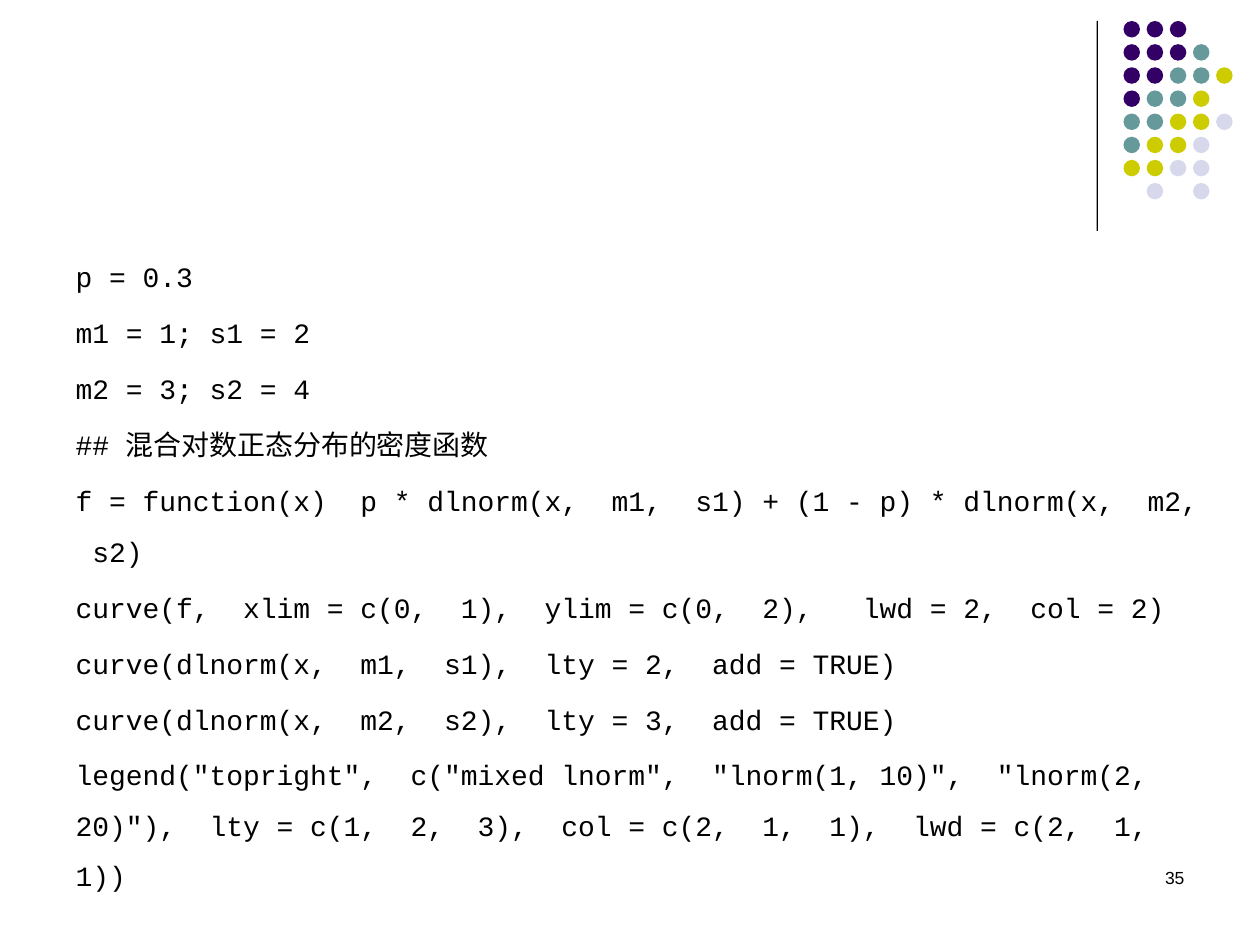
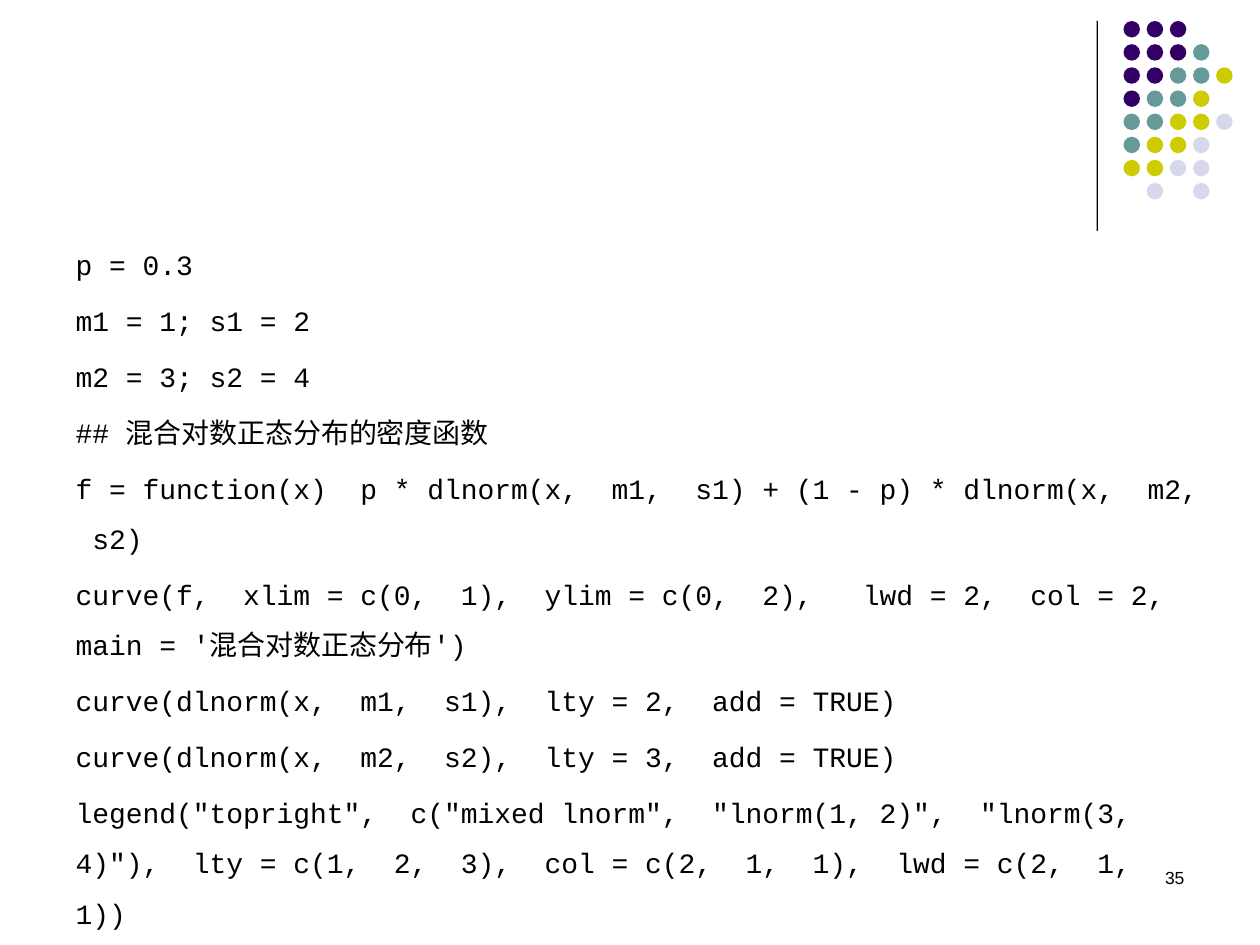
Before and after one commit to Francisor/Non-life-Insurance-Actuarial-Science, a slide deck: slide 35 of Lectures/Week 3 - 损失金额模型.pptx. Drawn at 1260x945 pixels with LibreOffice and Linux fonts; fonts in the diff are those of the drawing; grey boxes stand for pictures. Boxes give left, top, right and bottom in pixels: in the first picture for what was removed or moved away, otherwise in the second. Text is boxed around its words. In the diff, an @@ line names an element or a change of style, - is before the commit and + after.

```diff
--- a/Lectures/Week 3 - 损失金额模型.pptx
+++ b/Lectures/Week 3 - 损失金额模型.pptx
@@ text "p = 0.3": place and size @@
-text "p = 0.3" at (76,268,1198,842)
+text "p = 0.3" at (76,256,1198,879)
@@ text at (76,585,1164,661): text changed @@
-curve(f, xlim = c(0, 1), ylim = c(0, 2), lwd = 2, col = 2)
+curve(f, xlim = c(0, 1), ylim = c(0, 2), lwd = 2, col = 2, main = '混合对数正态分布')
@@ text at (76,803,1131,879): text changed @@
-legend("topright", c("mixed lnorm", "lnorm(1, 10)", "lnorm(2, 20)"), lty = c(1, 2, 3), col = c(2, 1, 1), lwd = c(2, 1, 1))
+legend("topright", c("mixed lnorm", "lnorm(1, 2)", "lnorm(3, 4)"), lty = c(1, 2, 3), col = c(2, 1, 1), lwd = c(2, 1, 1))
```
Also in this commit, not shown: 4 other slides changed, 2 slides added, 1 slide removed, 5 other files.
